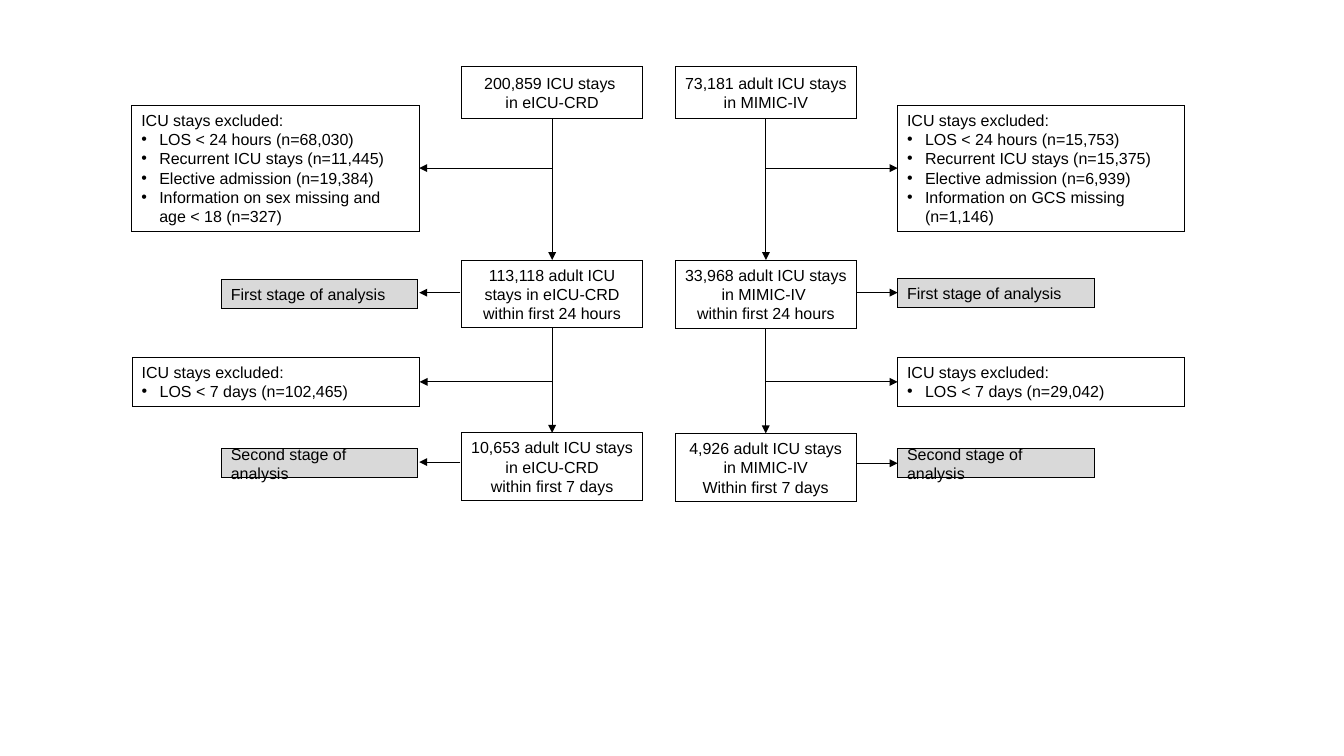
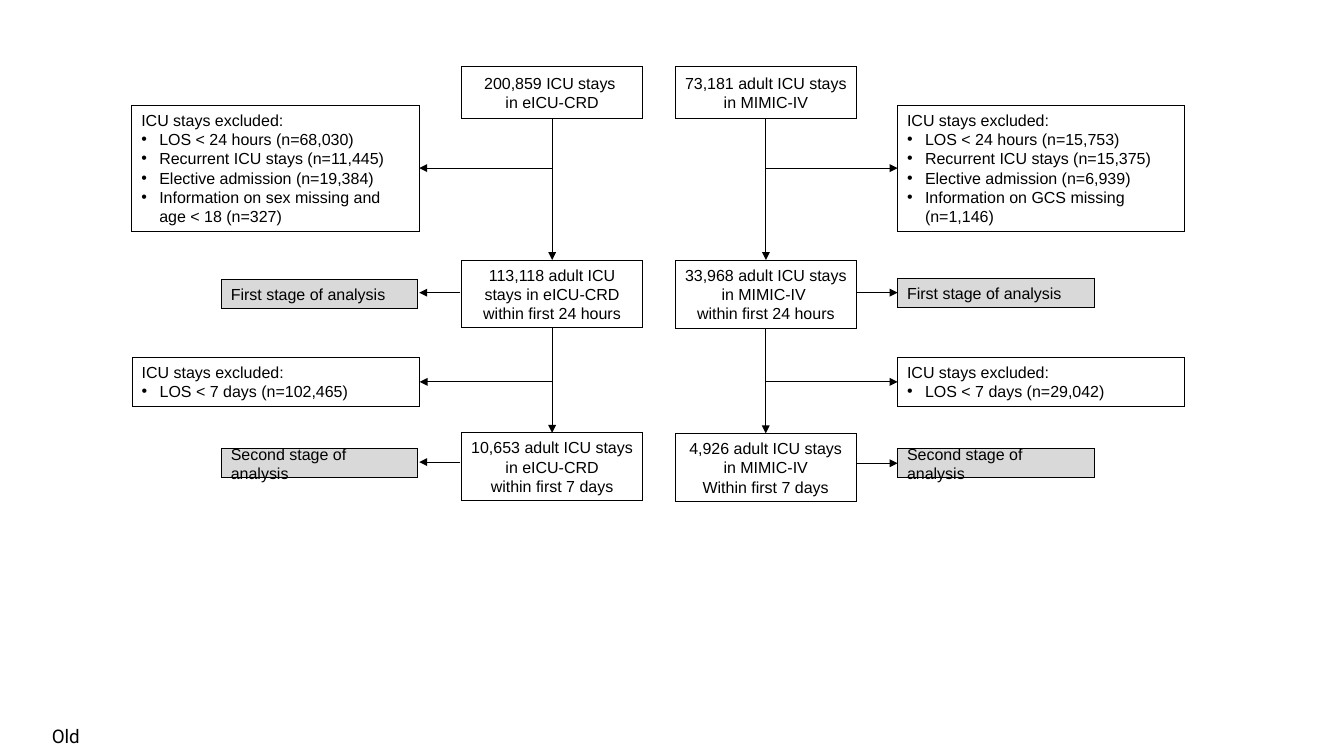
Before and after one commit to joamats/mit-sofa-components, a slide deck: slide 2 of results/flow_chart/Flow chart SOFA.pptx (slide 1 before the commit). Drawn at 1344x756 pixels with LibreOffice and Linux fonts; fonts in the diff are those of the drawing. Boxes give left, top, right and bottom in pixels: in the first picture for what was removed or moved away, otherwise in the second. Text is boxed around its words. In the diff, an @@ line names an element or a change of style, - is before the commit and + after.

```diff
--- a/results/flow_chart/Flow chart SOFA.pptx
+++ b/results/flow_chart/Flow chart SOFA.pptx
@@ text added at [52,729,80,743], 14 pt, text #000000 @@
+Old
```
Also in this commit, not shown: 1 slide added, 17 other files.
